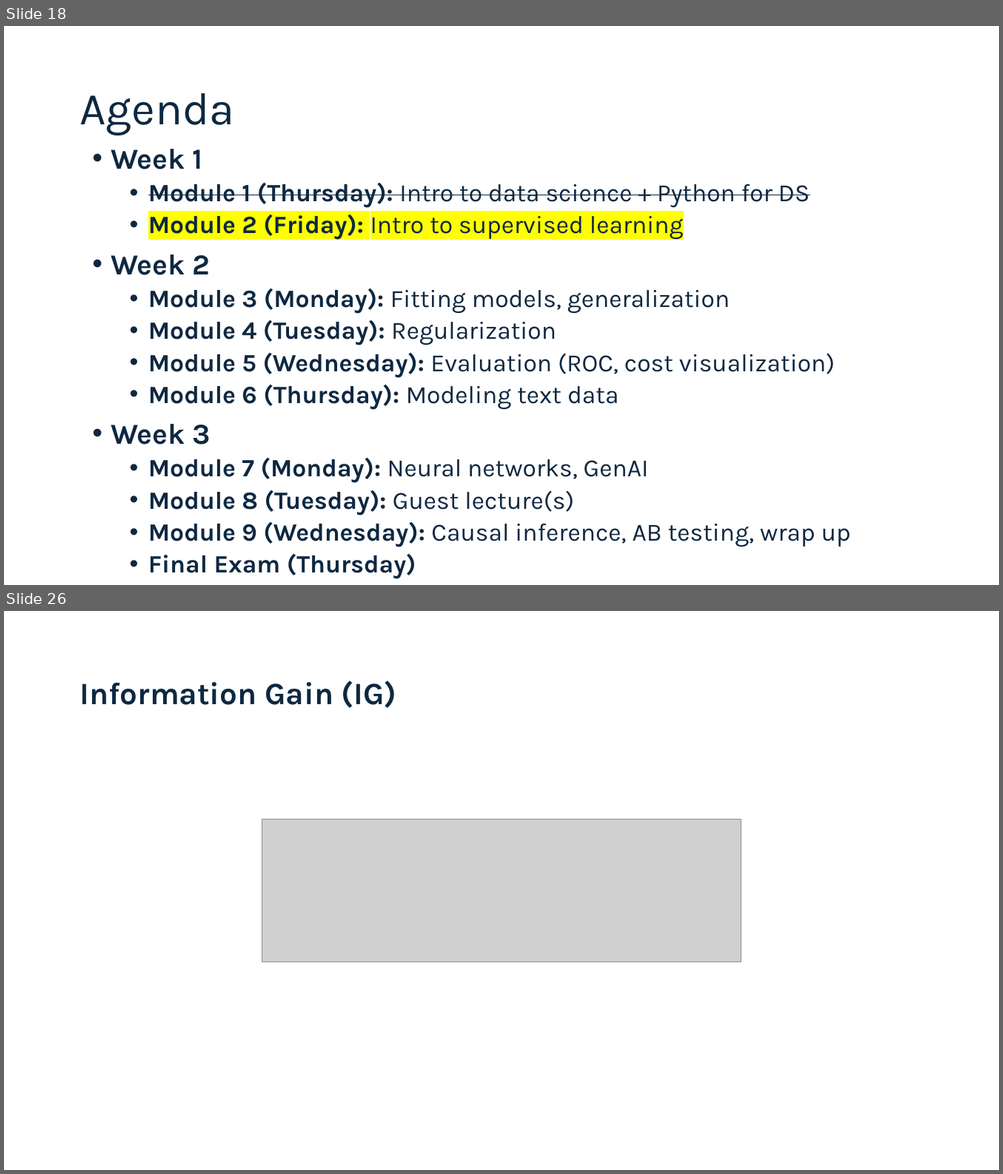
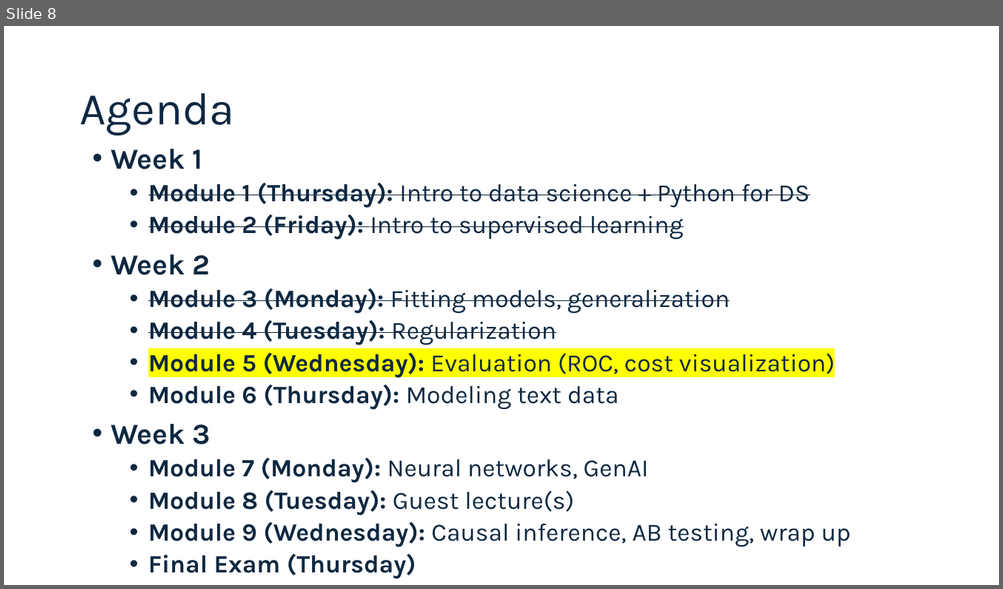
Before and after one commit to connordouglas10/DS-Tech-2025January, a slide deck: Modules/Module5/Slides 5.pptx. Shown one above the other, each under a label of ours: slides 18 and 26 before the commit, slide 8 after it; the slides between them are not shown. The pictures are 1003x1174 and 1003x589 pixels, drawn with LibreOffice and Linux fonts; fonts in the diff are those of the drawing; grey boxes stand for pictures. Boxes give left, top, right and bottom in pixels: in the first picture for what was removed or moved away, otherwise in the second. Text is boxed around its words. In the diff, an @@ line names an element or a change of style, - is before the commit and + after.

```diff
--- a/Modules/Module5/Slides 5.pptx
+++ b/Modules/Module5/Slides 5.pptx
@@ slide 26 removed at bbox=[4, 611, 999, 1170], background #FFFFFF @@
@@ title removed at bbox=[79, 681, 397, 708] @@
-Information Gain (IG)
@@ picture removed at bbox=[262, 820, 741, 963] @@
@@ what was slide 18 is now slide 8 @@
@@ slide 8 changed as well @@
@@ text at bbox=[148, 215, 834, 378]: highlight #FFFF00 to none in "Module 2 (Friday): Intro to supervised learning"; strikethrough on in "Module 2 (Friday): Intro to supervised learning", "Module 3 (Monday): Fitting models, generalization", "Module 4 (Tuesday): Regularization"; highlight none to #FFFF00 in "Module 5 (Wednesday): Evaluation (ROC, cost visualization)" @@
```
Also in this commit, not shown: 2 other slides changed, 20 other slides removed, 1 other file.
